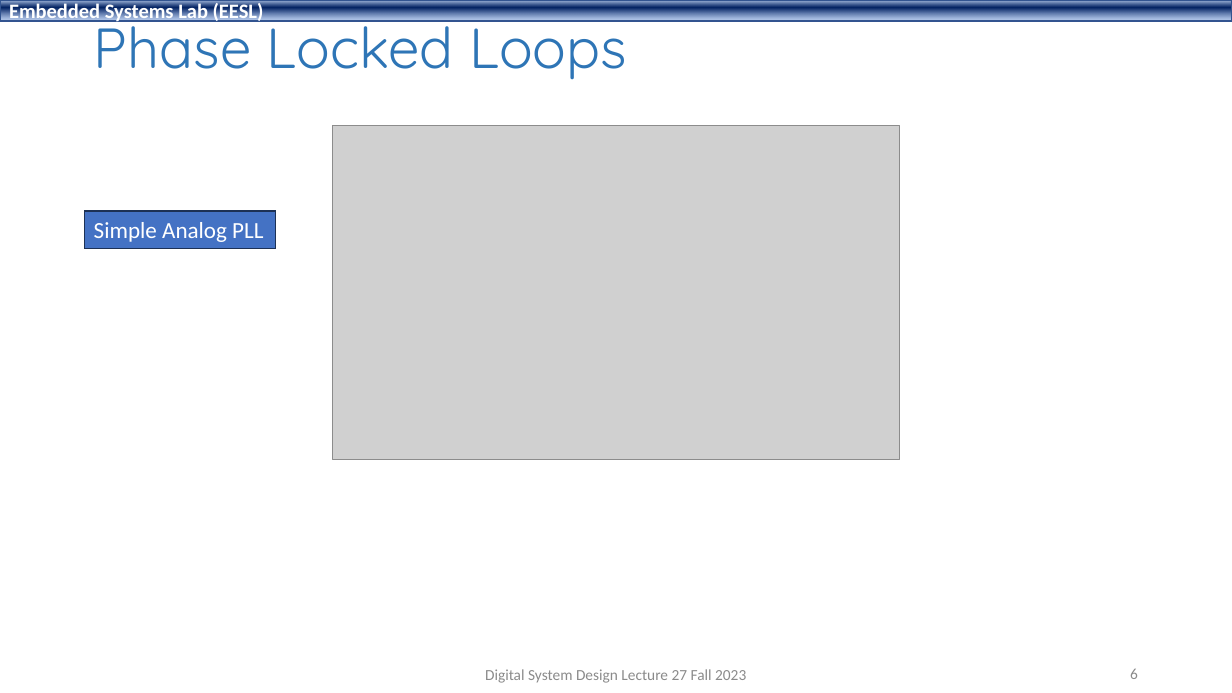
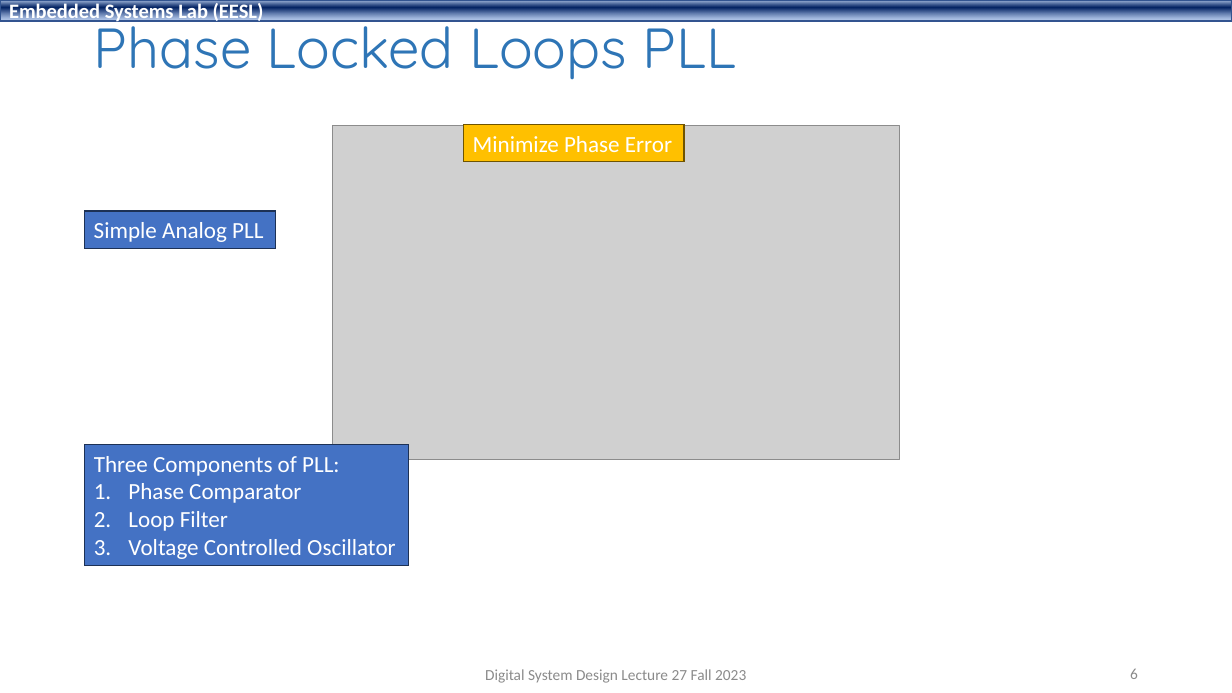
Before and after one commit to shahidmasud/shahidmasud.github.io, a slide deck: slide 6 of DSD_Lec27_Fall2023.ppsx. Drawn at 1232x693 pixels with LibreOffice and Linux fonts; fonts in the diff are those of the drawing; grey boxes stand for pictures; background and template pictures are left out. Boxes give left, top, right and bottom in pixels: in the first picture for what was removed or moved away, otherwise in the second. Text is boxed around its words. In the diff, an @@ line names an element or a change of style, - is before the commit and + after.

```diff
--- a/DSD_Lec27_Fall2023.ppsx
+++ b/DSD_Lec27_Fall2023.ppsx
@@ title at box(94, 9, 736, 80): text changed @@
-Phase Locked Loops
+Phase Locked Loops PLL
@@ rectangle added at box(464, 125, 685, 162), fill #FFC000, outline #705400 1 pt, 18 pt, text #FFFFFF @@
+Minimize Phase Error
@@ rectangle added at box(85, 445, 409, 566), fill #4472C4, outline #1E3256 1 pt, 18 pt, text #FFFFFF @@
+Three Components of PLL:
+1. Phase Comparator
+2. Loop Filter
+3. Voltage Controlled Oscillator
```
Also in this commit, not shown: 14 other slides changed, 2 slides added, 1 other file.
